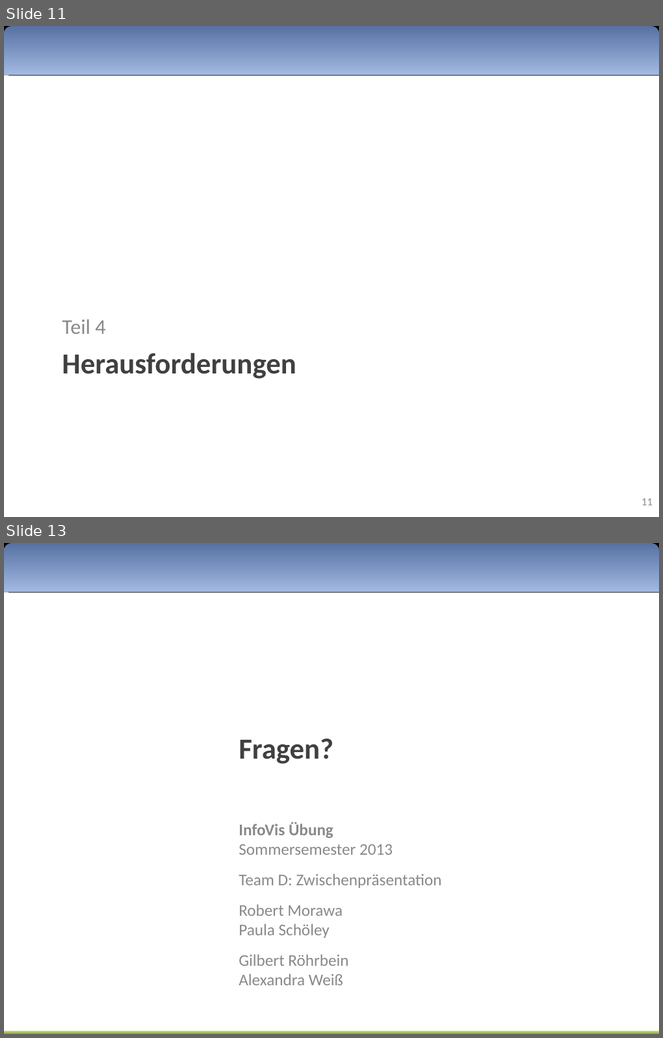
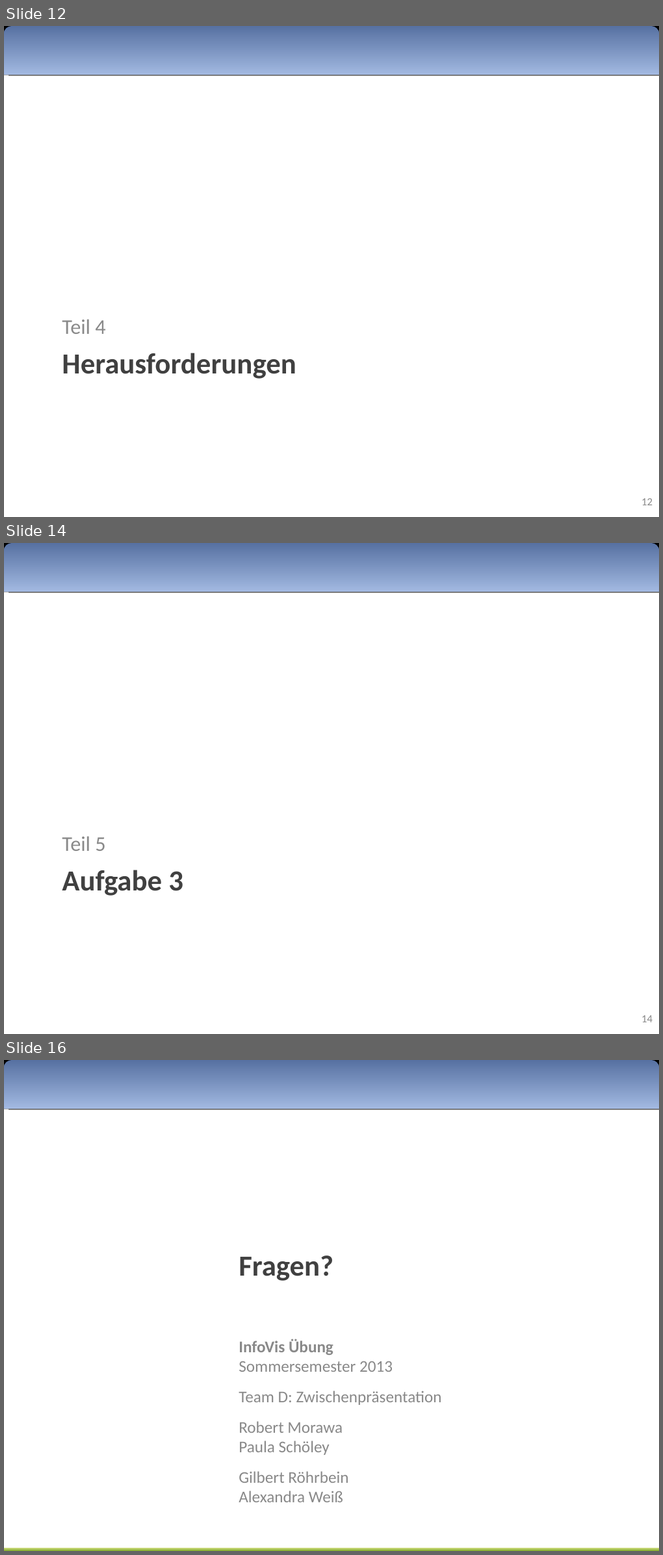
Before and after one commit to Rajikarubijua/bushumappu, a slide deck: presentation/zwischenpräsentation.odp. Shown one above the other, each under a label of ours: slides 11 and 13 before the commit, slides 12, 14 and 16 after it; the slides between them are not shown. The pictures are 663x1038 and 663x1555 pixels, drawn with LibreOffice and Linux fonts; fonts in the diff are those of the drawing. Boxes give left, top, right and bottom in pixels: in the first picture for what was removed or moved away, otherwise in the second. Text is boxed around its words. In the diff, an @@ line names an element or a change of style, - is before the commit and + after.

```diff
--- a/presentation/zwischenpräsentation.odp
+++ b/presentation/zwischenpräsentation.odp
@@ slide 14 added at (4, 543, 659, 1034), background #FFFFFF; not listed: 2 template elements that a slide beside it also shows @@
@@ text added at (62, 836, 105, 851), 23 pt, text #898989 @@
+Teil 5
@@ text added at (62, 870, 183, 896), 32 pt, text #404040, bold @@
+Aufgabe 3
@@ page number added at (642, 1016, 653, 1023), 12 pt, text #898989 @@
+14
@@ what was slide 11 is now slide 12 @@
@@ page number at (642, 499, 653, 506): text changed @@
-11
+12
@@ what was slide 13 is now slide 16 @@
```
Also in this commit, not shown: 1 slide changed, 2 other slides added.
